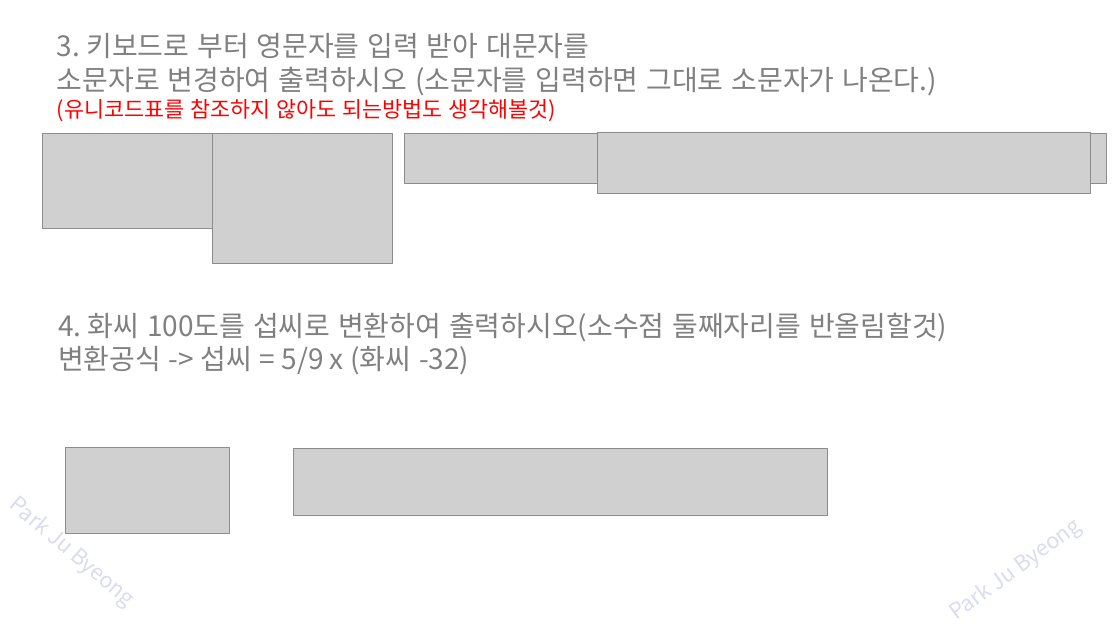
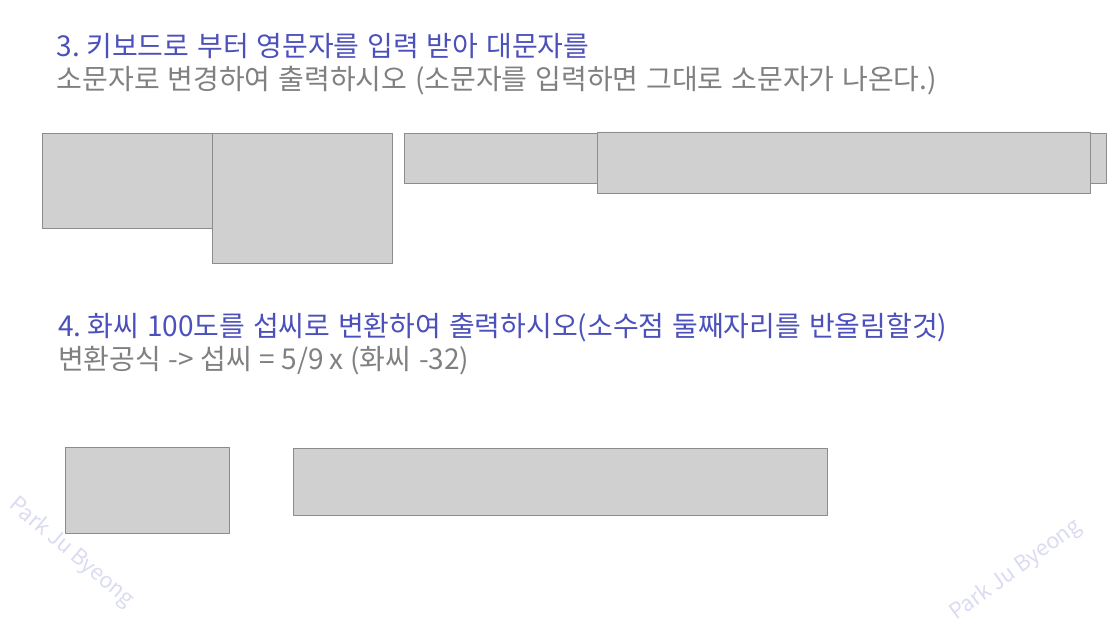
Before and after one commit to zest132/JavaLecture, a slide deck: slide 38 of JavaLecture/LectureFile/java 2강 연산자.pptx (slide 37 before the commit). Drawn at 1120x630 pixels with LibreOffice and Linux fonts; fonts in the diff are those of the drawing; grey boxes stand for pictures. Boxes give left, top, right and bottom in pixels: in the first picture for what was removed or moved away, otherwise in the second. Text is boxed around its words. In the diff, an @@ line names an element or a change of style, - is before the commit and + after.

```diff
--- a/JavaLecture/LectureFile/java 2강 연산자.pptx
+++ b/JavaLecture/LectureFile/java 2강 연산자.pptx
@@ text at <box>57,33,589,58</box>: text colour #808080 to #4C50BB in "3. 키보드로 부터 영문자를 입력 받아 대문자를" @@
@@ text at <box>57,99,556,121</box>: paragraph removed @@
-(유니코드표를 참조하지 않아도 되는방법도 생각해볼것)
@@ text at <box>58,312,947,342</box>: text colour #808080 to #4C50BB in "4. 화씨 100도를 섭씨로 변환하여 출력하시오(소수점 둘째자리를 ..." @@
```
Also in this commit, not shown: 10 other slides changed, 1 slide added, 5 other files.
